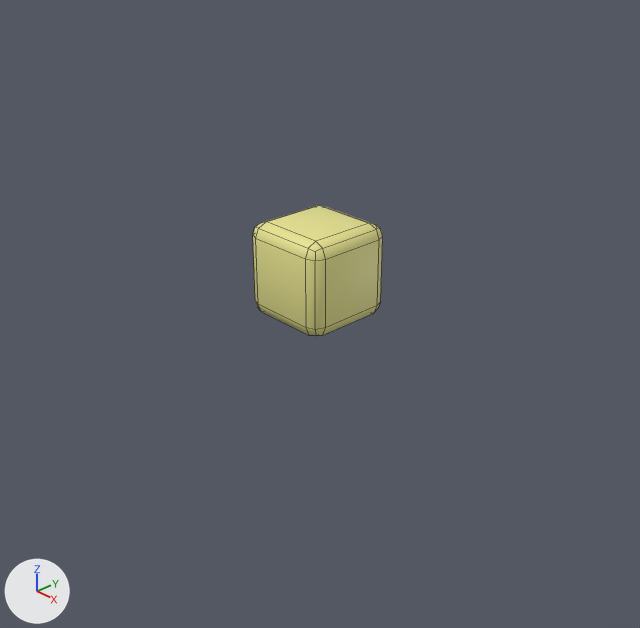
Before and after pictures for a commit that changed the Blender file Cube.blend.
One viewpoint serves both versions: a 50 mm lens placed at (0.441, -0.412, 0.259), pointed at (0.012, -0.009, -0.03). Arrows for +X, +Y and +Z are at lower left; the lights stay in place. Mesh edges are drawn as thin lines.
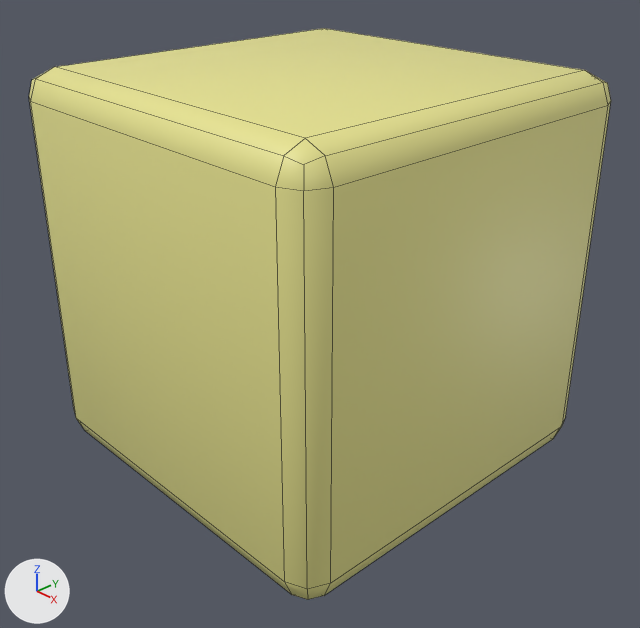
Commit message: feat: update cube

Where the change shows, as pixel boxes [x1, y1, x2, y2] in the pictures (640 x 628 px):
'Cube', mesh rescaled, modifiers changed (345% wider, 337% taller): before [253, 206, 383, 336]; after [29, 28, 611, 600]

The change in detail:
me_cube has 8 vertices, 6 faces and spans x -0.0363..0.0363, y -0.0363..0.0363, z -0.0363..0.0363.
me_cube is used by ob_cube; location (0.0, 0.0, 0.0).
me_cube part 1: the whole mesh is scaled about its middle by 4.
Object 'Cube' (ob_cube) has a BEVEL modifier named 'Bevel'.
On modifier 'Bevel' of object 'Cube' (ob_cube), width goes from 0.01 to 0.02.
On modifier 'Bevel' of object 'Cube' (ob_cube), width_pct goes from 0.01 to 0.02.
